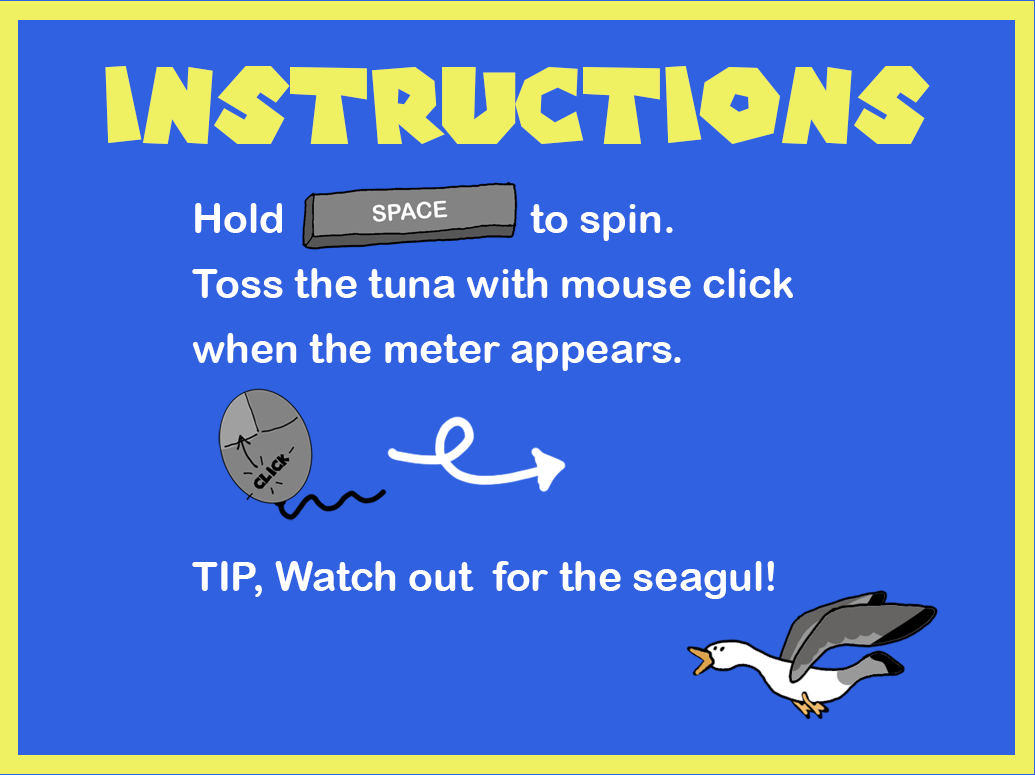
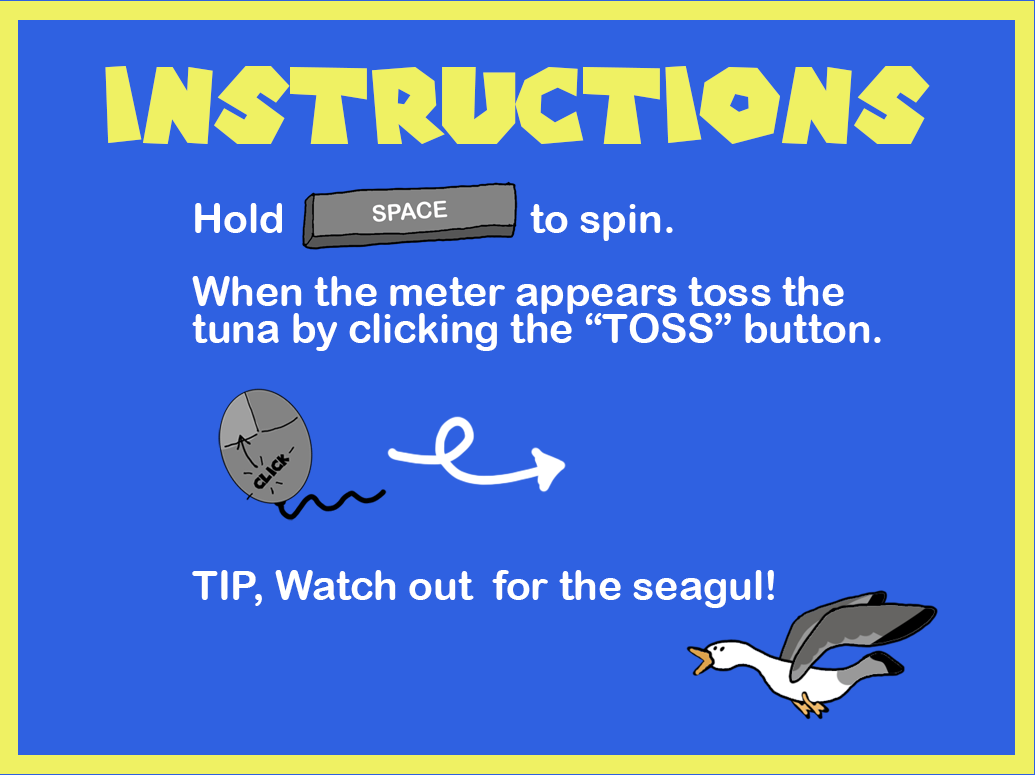
Comparing the layer stacks of the two w=1035, h=775 images. Changes:
renamed "Hold to spin. Toss the tuna with mouse" to "Hold to spin. When the meter appears to", painted on it over (192, 268, 881, 608)
